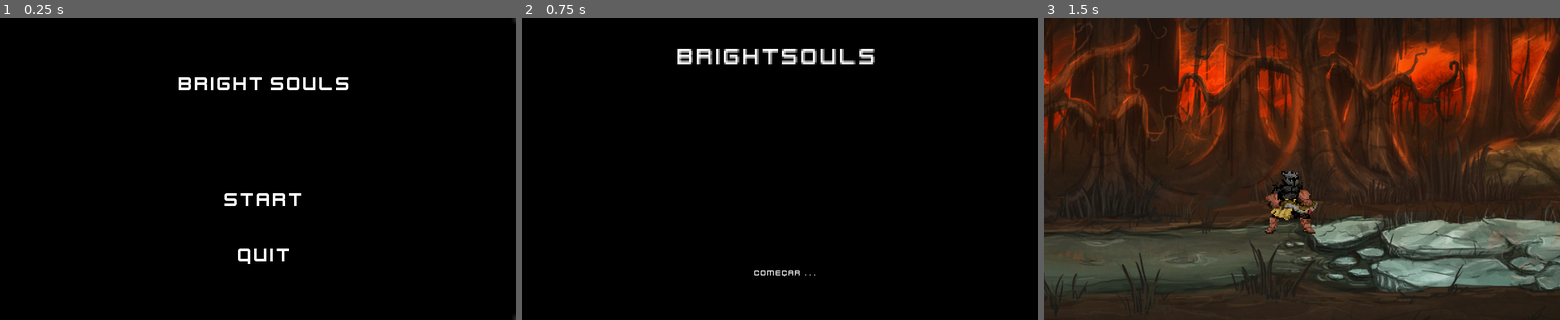
Above: before the commit, frames 1-3 (left to right).
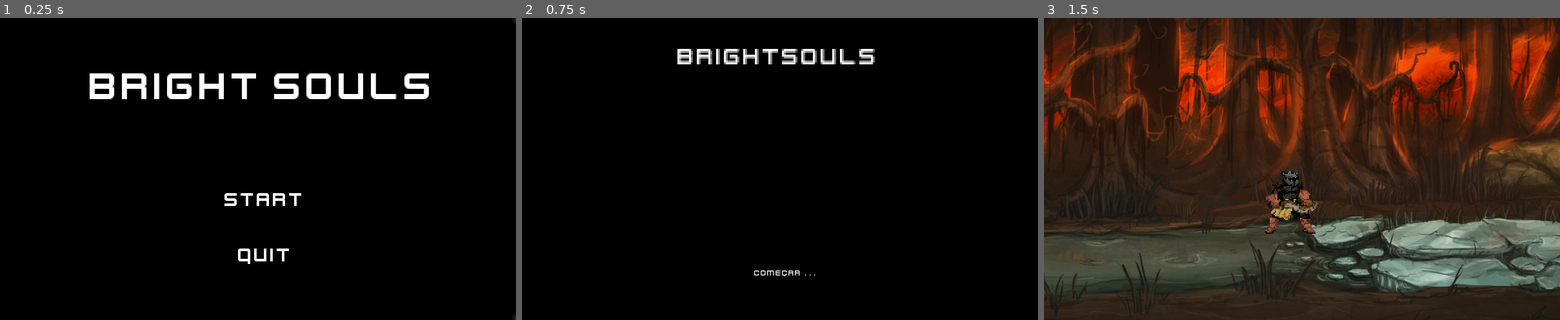
Above: after the commit, the same moments.

Repository: DouglasKosvoski/Bright
Game: Godot game, scene res://Scenes/MAIN_MENU.tscn
Two runs of this game, one before a commit and one after it. Both use one fixed random seed, a clock stepped at 60 frames per second and the inputs below. The engine's default icon, where the game draws it, is replaced by a stand-in: a white triangle on a blue panel in a dark square.
Inputs:
- Up to frame 1 (0.25 s): no input
- Up to frame 2 (0.75 s): click "start" at 0.5 s
- Up to frame 3 (1.5 s): click "COMEÇAR . . ." at 1.25 s

The runs differ from the first frame. In frame 1, 2.6% of the frame differs, in the area x 17-84%, y 18-27%; in frame 2, nothing differs; in frame 3, nothing differs.

Commit message:
alterado velocidade da suavizacao de camera

Diff:
--- a/Scenes/MAIN_MENU.tscn
+++ b/Scenes/MAIN_MENU.tscn
@@ -19,16 +19,6 @@
 __meta__ = {
 "_edit_lock_": true
 }
-
-[node name="name" type="Label" parent="."]
-margin_left = 350.0
-margin_top = 100.0
-margin_right = 703.0
-margin_bottom = 162.0
-custom_fonts/font = SubResource( 1 )
-text = "Bright Souls"
-align = 1
-valign = 1
 
 [node name="start button" type="TextureButton" parent="."]
 editor/display_folded = true
@@ -72,5 +62,17 @@
 text = "quit"
 align = 1
 valign = 1
+
+[node name="name" type="Label" parent="."]
+margin_left = 170.0
+margin_top = 90.0
+margin_right = 523.0
+margin_bottom = 135.0
+rect_scale = Vector2( 2, 2 )
+rect_clip_content = true
+custom_fonts/font = SubResource( 1 )
+text = "Bright Souls"
+align = 1
+valign = 1
 [connection signal="pressed" from="start button" to="." method="_on_start_button_pressed"]
 [connection signal="pressed" from="quit button" to="." method="_on_quit_button_pressed"]
